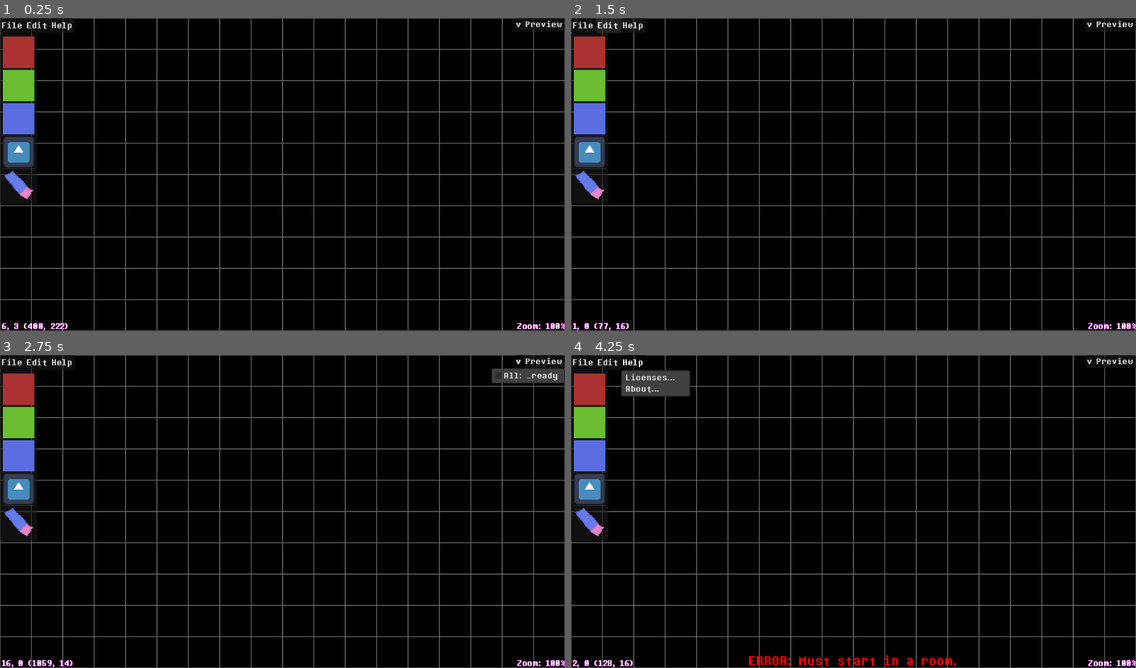
Above: before the commit, frames 1-4 (two rows, left to right).
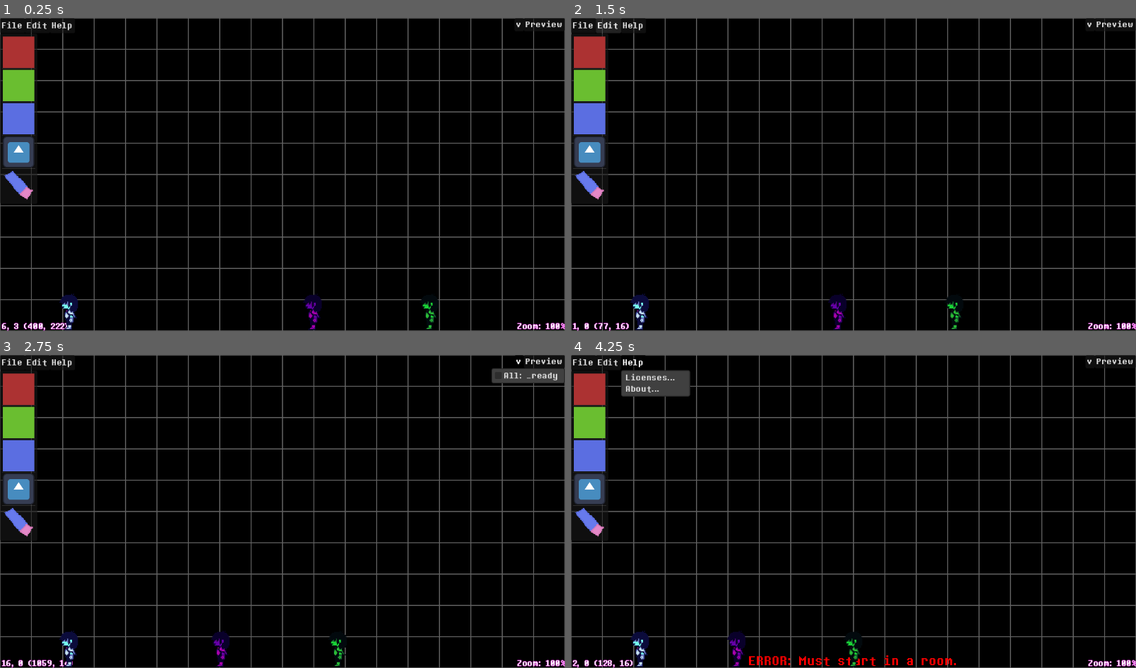
Above: after the commit, the same moments.

Repository: LunarTides/nutdealer
Game: Godot game, scene res://scenes/ui/creator/dark_world_ui.tscn
Two runs of this game, one before a commit and one after it. Both use one fixed random seed, a clock stepped at 60 frames per second and the inputs below. This scene is started directly instead of the project's main scene. The engine's default icon, where the game draws it, is replaced by a stand-in: a white triangle on a blue panel in a dark square.
Inputs:
- Up to frame 1 (0.25 s): no input
- Up to frame 2 (1.5 s): click "File" at 0.5 s; click "Edit" at 1.25 s
- Up to frame 3 (2.75 s): click "v" at 2 s
- Up to frame 4 (4.25 s): click "Preview" at 2.75 s; click "Help" at 3.5 s

The runs differ from the first frame. In frame 1, 0.5% of the frame differs, in the area x 10-78%, y 88-100%; in frame 2, 0.5%; in frame 3, 0.5%; in frame 4, 0.6%, in the area x 10-52%, y 88-100%.

Commit message:
Add party members in creator

Diff:
--- /dev/null
+++ b/scenes/character/creator_party_member.gd
@@ -0,0 +1,166 @@
+extends CharacterBody2D
+class_name CreatorPartyMember
+
+enum CharacterName {
+	Kris,
+	Susie,
+	Ralsei,
+}
+
+enum State {
+	Moving,
+}
+
+signal target_reached
+
+@export var character_name: CharacterName = CharacterName.Kris
+
+@export_category("Nodes")
+@export var animated_sprite_2d: AnimatedSprite2D
+
+var speed: float = 75
+var state: State = State.Moving
+var target: Vector2
+var in_dialogue: bool = false
+
+# Called when the node enters the scene tree for the first time.
+func _ready() -> void:
+	position.y = Global.screen_size.y - 32 - 6
+	position.x = randf_range(32, Global.screen_size.x - 32)
+	create_state_loop()
+	create_dialogue_loop()
+
+
+# Called every physics frame. 'delta' is the elapsed time since the previous frame.
+func _physics_process(delta: float) -> void:
+	velocity = Vector2.ZERO
+
+	if target:
+		var vector: Vector2 = (target - position).normalized()
+		velocity = vector * speed
+
+		if position.distance_to(target) <= 4:
+			target_reached.emit()
+			target = Vector2.ZERO
+
+		if vector.y > 0:
+			animated_sprite_2d.play(&"move_down")
+		elif vector.y < 0:
+			animated_sprite_2d.play(&"move_up")
+		elif vector.x > 0:
+			animated_sprite_2d.play(&"move_right")
+		elif vector.x < 0:
+			animated_sprite_2d.play(&"move_left")
+	else:
+		animated_sprite_2d.stop()
+
+	move_and_slide()
+
+func create_state_loop() -> void:
+	while true:
+		while state == State.Moving:
+			pick_spot_to_move()
+			await target_reached
+			await get_tree().create_timer(randf_range(1, 20)).timeout
+
+func create_dialogue_loop() -> void:
+	while true:
+		while state == State.Moving:
+			await get_tree().create_timer(randf_range(1, 30)).timeout
+
+			if not in_dialogue:
+				do_random_dialogue()
+
+func pick_spot_to_move() -> void:
+	target = Vector2(randf_range(32, Global.screen_size.x - 32), position.y)
+
+func say(text: String, speaker: CharacterName = character_name) -> void:
+	# TODO: Show dialogue boxes instead of printing to console.
+	if speaker == CharacterName.Kris:
+		print_rich("[color=red]%s[/color]" % text)
+	elif speaker == CharacterName.Susie:
+		print_rich("[color=purple]%s[/color]" % text)
+	elif speaker == CharacterName.Ralsei:
+		print_rich("[color=green]%s[/color]" % text)
+
+func click() -> void:
+	if character_name == CharacterName.Kris:
+		say("...")
+	elif character_name == CharacterName.Susie:
+		say("What the hell?! Show yourself!")
+	elif character_name == CharacterName.Ralsei:
+		say("Did... did you just click me?")
+
+func _on_input_event(viewport: Node, event: InputEvent, shape_idx: int) -> void:
+	# TODO: Add dragging around.
+	if event is InputEventMouseButton:
+		if event.button_index == MOUSE_BUTTON_LEFT:
+			if event.is_released():
+				click()
+
+func handle_dialogue_string(dialogue: PackedStringArray) -> void:
+	# Empty line.
+	print()
+	in_dialogue = true
+
+	for line: String in dialogue:
+		var effect: String = line.split("]")[0].lstrip("[")
+		var effect_args: String
+
+		var equal_split: PackedStringArray = effect.split("=")
+		if equal_split.size() >= 2:
+			effect_args = equal_split[1]
+			effect = equal_split[0]
+
+		var text: String = line.split("]")[1]
+
+		if effect == "wait":
+			var milli: float = effect_args.to_float()
+			await get_tree().create_timer(milli / 1000).timeout
+			continue
+
+		if text:
+			if effect.to_lower() == "kris":
+				say(text, CharacterName.Kris)
+			elif effect.to_lower() == "susie":
+				say(text, CharacterName.Susie)
+			elif effect.to_lower() == "ralsei":
+				say(text, CharacterName.Ralsei)
+
+	in_dialogue = false
+
+func do_random_dialogue() -> void:
+	var rand: int = randi_range(0, 1)
+	var dialogue: Dictionary[CharacterName, PackedStringArray]
+
+	if rand == 0:
+		# Nothing
+		return
+	elif rand == 1:
+		dialogue = {
+			# let me have fun, okay >:(
+			CharacterName.Ralsei: [
+				"[ralsei]I wonder if this is grid is infinite...",
+				"[wait=3000]",
+				"[susie]Dude, what are you talking about?",
+			],
+			CharacterName.Susie: [
+				"[susie]So, whose nuts do you think they're dealing?",
+				"[wait=2000]",
+				"[ralsei]I think the nuts are supposed to be dark worlds?",
+				"[wait=2000]",
+				"[susie]Wait, they're creating dark worlds?",
+				"[kris]*perks up*",
+				"[wait=1000]",
+				"[susie]Isn't that, y'know, bad?",
+				"[wait=2000]",
+				"[ralsei]Um, well, yes.",
+				"[wait=3000]",
+				"[susie]Damn...",
+			]
+		}
+
+	if not dialogue.has(character_name):
+		return
+
+	handle_dialogue_string(dialogue[character_name])
--- /dev/null
+++ b/scenes/character/creator_party_member.tscn
@@ -0,0 +1,110 @@
+[gd_scene format=3 uid="uid://ckiqk3fmdeoko"]
+
+[ext_resource type="Script" uid="uid://c7cnv6xu4uro5" path="res://scenes/character/creator_party_member.gd" id="1_s7kwy"]
+[ext_resource type="Texture2D" uid="uid://b7kh04emmiqw2" path="res://assets/sprites/characters/kris/movement/walk/down/kris_down_0.png" id="2_s3saq"]
+[ext_resource type="Texture2D" uid="uid://dk45ppiaxq32b" path="res://assets/sprites/characters/kris/movement/walk/down/kris_down_1.png" id="3_bv7ib"]
+[ext_resource type="Texture2D" uid="uid://ocoqadvku7sa" path="res://assets/sprites/characters/kris/movement/walk/down/kris_down_2.png" id="4_67j2c"]
+[ext_resource type="Texture2D" uid="uid://b24ptoxmjlfld" path="res://assets/sprites/characters/kris/movement/walk/down/kris_down_3.png" id="5_q0pac"]
+[ext_resource type="Texture2D" uid="uid://dmrfirasbfeac" path="res://assets/sprites/characters/kris/movement/walk/left/kris_left_0.png" id="6_yqqqs"]
+[ext_resource type="Texture2D" uid="uid://iy24iqvnem2i" path="res://assets/sprites/characters/kris/movement/walk/left/kris_left_1.png" id="7_aogk0"]
+[ext_resource type="Texture2D" uid="uid://baxn4p8lawew6" path="res://assets/sprites/characters/kris/movement/walk/left/kris_left_2.png" id="8_nbdj8"]
+[ext_resource type="Texture2D" uid="uid://brmd02ghttj21" path="res://assets/sprites/characters/kris/movement/walk/left/kris_left_3.png" id="9_pq6bt"]
+[ext_resource type="Texture2D" uid="uid://cjle7eerk2uk5" path="res://assets/sprites/characters/kris/movement/walk/right/kris_right_0.png" id="10_1b1ol"]
+[ext_resource type="Texture2D" uid="uid://bp03nciwbyon4" path="res://assets/sprites/characters/kris/movement/walk/right/kris_right_1.png" id="11_eu4wi"]
+[ext_resource type="Texture2D" uid="uid://duq7dh6pkft2h" path="res://assets/sprites/characters/kris/movement/walk/right/kris_right_2.png" id="12_j8rfp"]
+[ext_resource type="Texture2D" uid="uid://cmv7hf23vicp0" path="res://assets/sprites/characters/kris/movement/walk/right/kris_right_3.png" id="13_aeu60"]
+[ext_resource type="Texture2D" uid="uid://bdd7355ngfews" path="res://assets/sprites/characters/kris/movement/walk/up/kris_up_0.png" id="14_y87ww"]
+[ext_resource type="Texture2D" uid="uid://ddg1fct626apu" path="res://assets/sprites/characters/kris/movement/walk/up/kris_up_1.png" id="15_sh8eq"]
+[ext_resource type="Texture2D" uid="uid://cupoee6oeylkx" path="res://assets/sprites/characters/kris/movement/walk/up/kris_up_2.png" id="16_vrau5"]
+[ext_resource type="Texture2D" uid="uid://cl5gd4wbu2bxf" path="res://assets/sprites/characters/kris/movement/walk/up/kris_up_3.png" id="17_unfr3"]
+
+[sub_resource type="SpriteFrames" id="SpriteFrames_actur"]
+animations = [{
+"frames": [{
+"duration": 1.0,
+"texture": ExtResource("2_s3saq")
+}, {
+"duration": 1.0,
+"texture": ExtResource("3_bv7ib")
+}, {
+"duration": 1.0,
+"texture": ExtResource("4_67j2c")
+}, {
+"duration": 1.0,
+"texture": ExtResource("5_q0pac")
+}],
+"loop": 1,
+"name": &"move_down",
+"speed": 3.0
+}, {
+"frames": [{
+"duration": 1.0,
+"texture": ExtResource("6_yqqqs")
+}, {
+"duration": 1.0,
+"texture": ExtResource("7_aogk0")
+}, {
+"duration": 1.0,
+"texture": ExtResource("8_nbdj8")
+}, {
+"duration": 1.0,
+"texture": ExtResource("9_pq6bt")
+}],
+"loop": 1,
+"name": &"move_left",
+"speed": 3.0
+}, {
+"frames": [{
+"duration": 1.0,
+"texture": ExtResource("10_1b1ol")
+}, {
+"duration": 1.0,
+"texture": ExtResource("11_eu4wi")
+}, {
+"duration": 1.0,
+"texture": ExtResource("12_j8rfp")
+}, {
+"duration": 1.0,
+"texture": ExtResource("13_aeu60")
+}],
+"loop": 1,
+"name": &"move_right",
+"speed": 3.0
+}, {
+"frames": [{
+"duration": 1.0,
+"texture": ExtResource("14_y87ww")
+}, {
+"duration": 1.0,
+"texture": ExtResource("15_sh8eq")
+}, {
+"duration": 1.0,
+"texture": ExtResource("16_vrau5")
+}, {
+"duration": 1.0,
+"texture": ExtResource("17_unfr3")
+}],
+"loop": 1,
+"name": &"move_up",
+"speed": 3.0
+}]
+
+[sub_resource type="RectangleShape2D" id="RectangleShape2D_hakx0"]
+size = Vector2(12, 32)
+
+[node name="CreatorPartyMember" type="CharacterBody2D" unique_id=672769638 node_paths=PackedStringArray("animated_sprite_2d")]
+z_index = 1
+scale = Vector2(2, 2)
+collision_mask = 0
+input_pickable = true
+script = ExtResource("1_s7kwy")
+animated_sprite_2d = NodePath("AnimatedSprite2D")
+
+[node name="AnimatedSprite2D" type="AnimatedSprite2D" parent="." unique_id=609764124]
+sprite_frames = SubResource("SpriteFrames_actur")
+animation = &"move_right"
+
+[node name="CollisionShape2D" type="CollisionShape2D" parent="." unique_id=854557247]
+shape = SubResource("RectangleShape2D_hakx0")
+
+[connection signal="input_event" from="." to="." method="_on_input_event"]
--- a/scenes/ui/creator/dark_world_ui.tscn
+++ b/scenes/ui/creator/dark_world_ui.tscn
@@ -14,6 +14,7 @@
 [ext_resource type="PackedScene" uid="uid://u158p04d7v48" path="res://scenes/ui/creator/feedback_label.tscn" id="11_skldr"]
 [ext_resource type="Script" uid="uid://c2lckxlcda8kx" path="res://scenes/ui/creator/preview_actions.gd" id="12_2sl0l"]
 [ext_resource type="Texture2D" uid="uid://b7kh04emmiqw2" path="res://assets/sprites/characters/kris/movement/walk/down/kris_down_0.png" id="12_xy4lk"]
+[ext_resource type="PackedScene" uid="uid://ckiqk3fmdeoko" path="res://scenes/character/creator_party_member.tscn" id="15_oboim"]
 
 [sub_resource type="LabelSettings" id="LabelSettings_847bk"]
 outline_size = 2
@@ -255,6 +256,18 @@
 text = "Camera Zoom"
 label_settings = SubResource("LabelSettings_847bk")
 
+[node name="CanvasLayer" type="CanvasLayer" parent="CanvasLayer" unique_id=1842740258]
+
+[node name="Kris" parent="CanvasLayer/CanvasLayer" unique_id=1452198581 instance=ExtResource("15_oboim")]
+
+[node name="Susie" parent="CanvasLayer/CanvasLayer" unique_id=988659988 instance=ExtResource("15_oboim")]
+modulate = Color(0.8627451, 0, 0.7058824, 1)
+character_name = 1
+
+[node name="Ralsei" parent="CanvasLayer/CanvasLayer" unique_id=1930576751 instance=ExtResource("15_oboim")]
+modulate = Color(0.21176471, 0.83137256, 0.22352941, 1)
+character_name = 2
+
 [connection signal="pressed" from="CanvasLayer/Actions/CanvasLayer/HBoxContainer/PreviewButton" to="CanvasLayer/Actions" method="_on_preview_button_pressed"]
 [connection signal="empty_clicked" from="CanvasLayer/CanvasLayer2/TileChooser" to="CanvasLayer/CanvasLayer2/TileChooser" method="_on_empty_clicked"]
 [connection signal="item_clicked" from="CanvasLayer/CanvasLayer2/TileChooser" to="CanvasLayer/CanvasLayer2/TileChooser" method="_on_item_clicked"]
Not shown, added: scenes/character/creator_party_member.gd.uid
